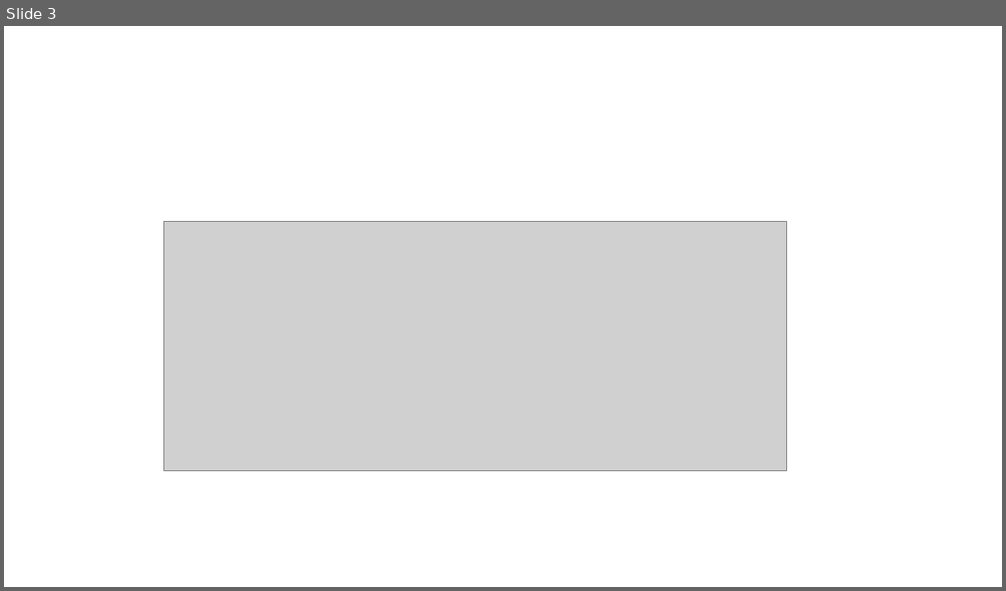
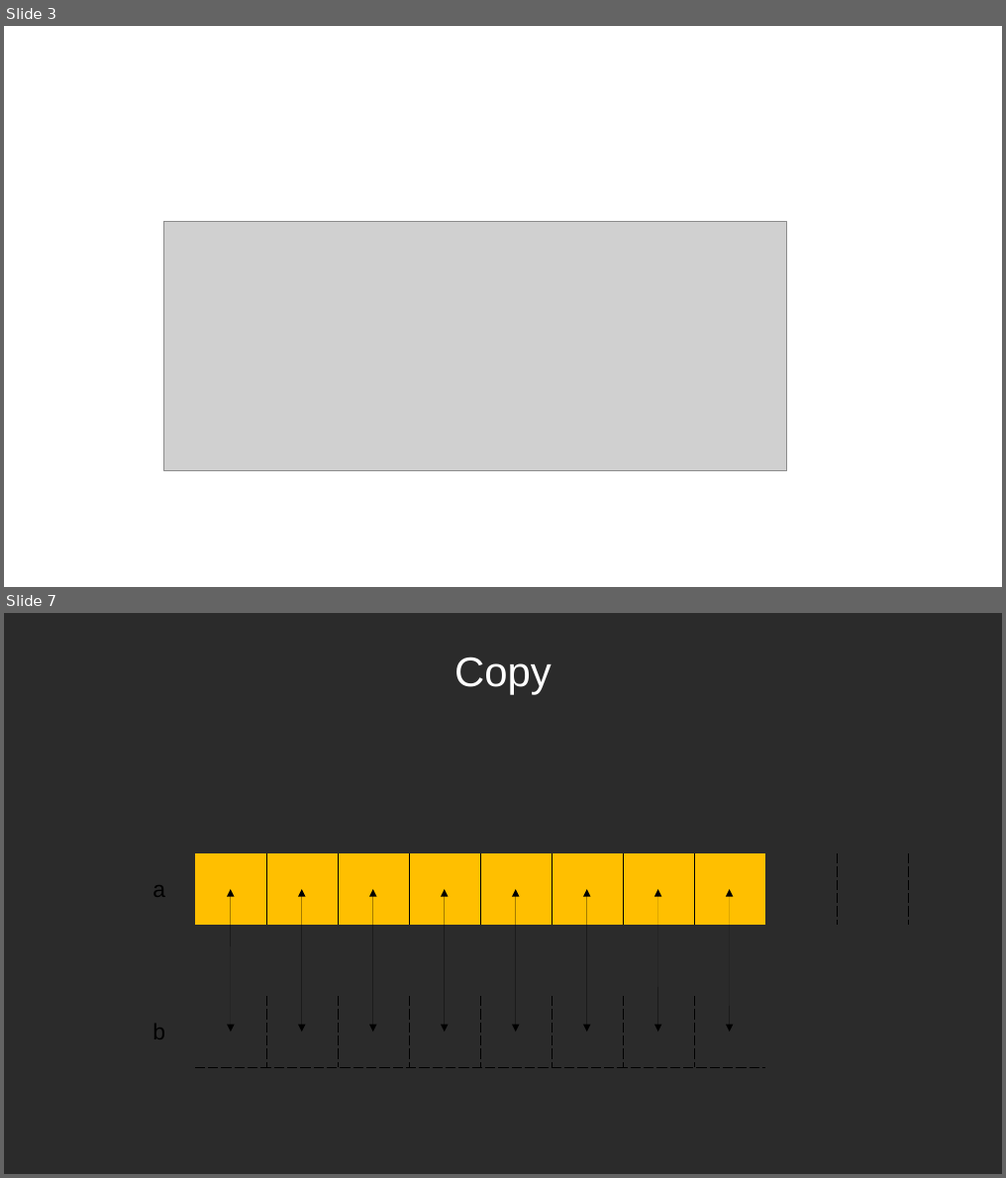
Before and after one commit to oneleo/golang-cht, a slide deck: images/images.odp. Shown one above the other, each under a label of ours: slide 3 before the commit, slides 3 and 7 after it; the slides between them are not shown. The pictures are 1006x591 and 1006x1178 pixels, drawn with LibreOffice and Linux fonts; fonts in the diff are those of the drawing; grey boxes stand for pictures; background and template pictures are left out; a plain dark background stands for a picture behind light text. Boxes give left, top, right and bottom in pixels: in the first picture for what was removed or moved away, otherwise in the second. Text is boxed around its words. In the diff, an @@ line names an element or a change of style, - is before the commit and + after.

```diff
--- a/images/images.odp
+++ b/images/images.odp
@@ slide 7 added at (x1=4, y1=613, x2=1002, y2=1174), background picture (left out) @@
@@ title added at (x1=454, y1=657, x2=551, y2=694), 33 pt, text #FFFFFF @@
+Copy
@@ table added at (x1=124, y1=711, x2=911, y2=1067), 5 rows, 11 columns @@
+ |  |  |  |  |  |  |  |  |  | 
+ |  |  |  |  |  |  |  |  |  | 
+a |  |  |  |  |  |  |  |  |  | 
+ |  |  |  |  |  |  |  |  |  | 
+b |  |  |  |  |  |  |  |  |  | 
@@ group added at (x1=231, y1=889, x2=730, y2=1033): 8 double arrows @@
```
Also in this commit, not shown: 10 other slides added.
